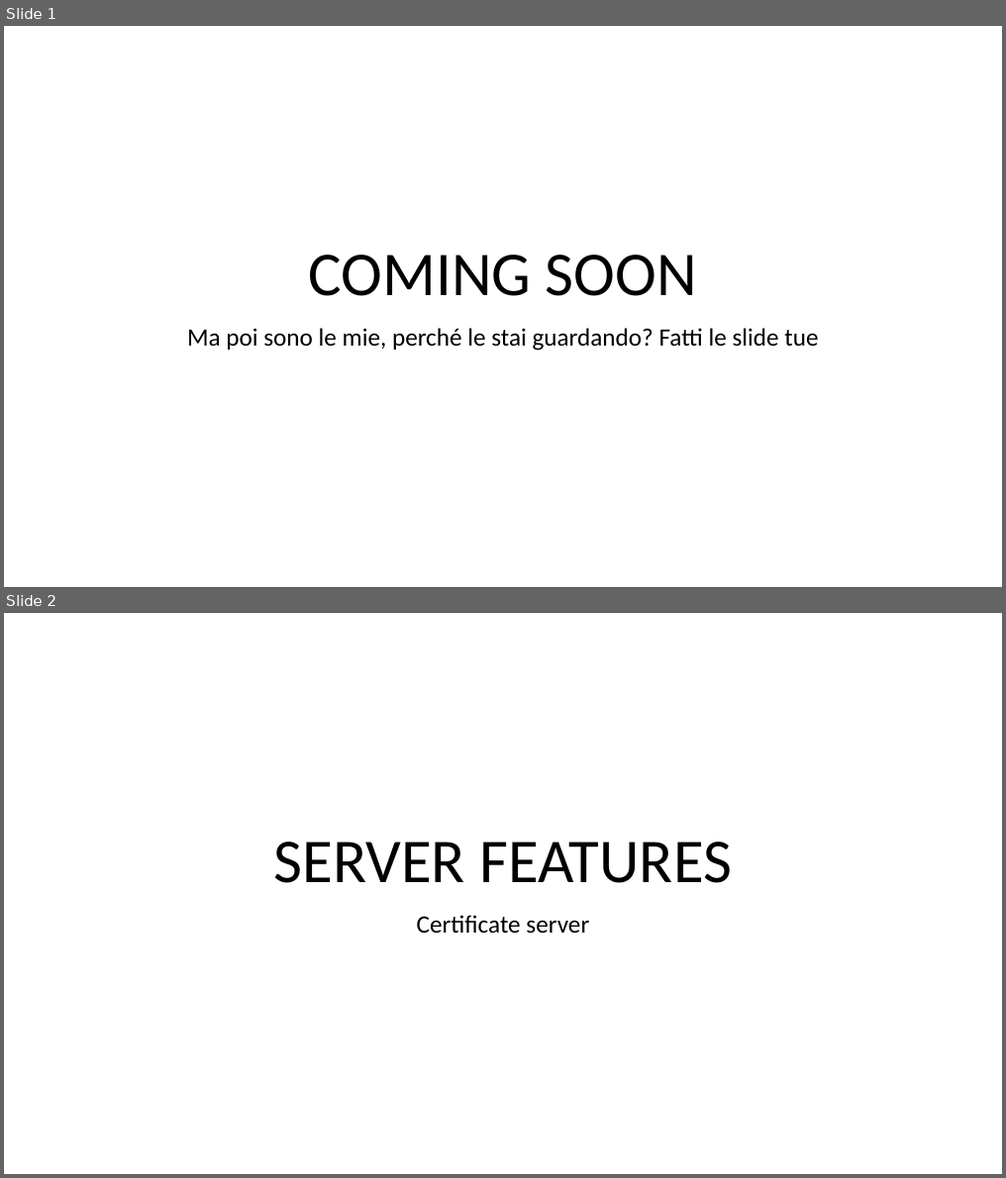
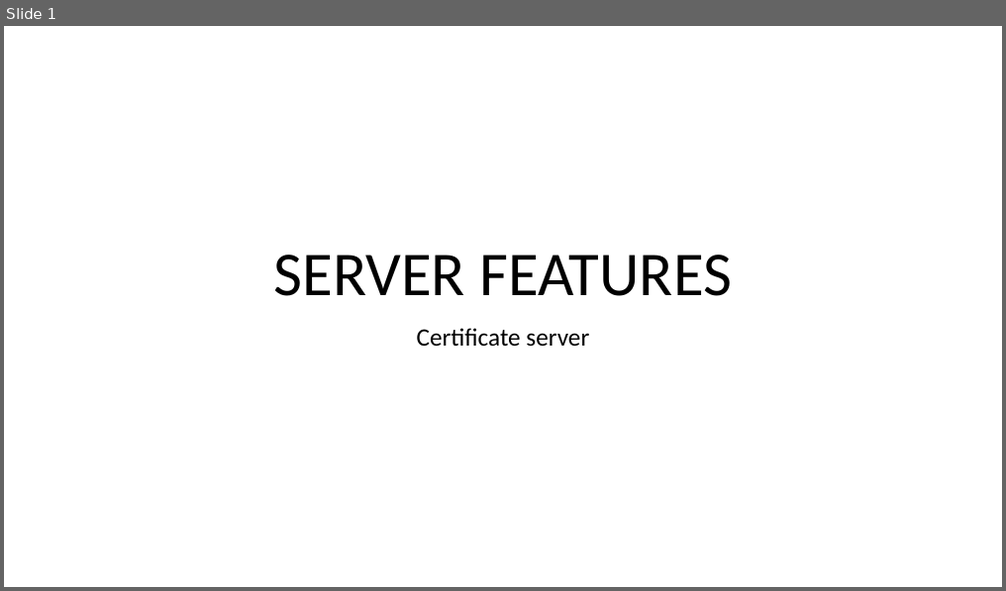
Before and after one commit to fparricelli/Encrypted-data-exchange-between-two-Arduino-boards-using-Symmetric-Encryption, a slide deck: Documentazione e cose così/Slide_concettuali_Luca.pptx. Shown one above the other, each under a label of ours: slides 1 and 2 before the commit, slide 1 after it. The pictures are 1006x1178 and 1006x591 pixels, drawn with LibreOffice and Linux fonts; fonts in the diff are those of the drawing. Boxes give left, top, right and bottom in pixels: in the first picture for what was removed or moved away, otherwise in the second. Text is boxed around its words. In the diff, an @@ line names an element or a change of style, - is before the commit and + after.

```diff
--- a/Documentazione e cose così/Slide_concettuali_Luca.pptx
+++ b/Documentazione e cose così/Slide_concettuali_Luca.pptx
@@ slide 1 removed at box(4, 26, 1002, 587), background #FFFFFF @@
@@ title removed at box(309, 255, 697, 296) @@
-COMING SOON
@@ subtitle removed at box(187, 328, 818, 351) @@
-Ma poi sono le mie, perché le stai guardando? Fatti le slide tue
@@ what was slide 2 is now slide 1 @@
```
Also in this commit, not shown: 6 slides changed, 4 slides added, 3 other files.
